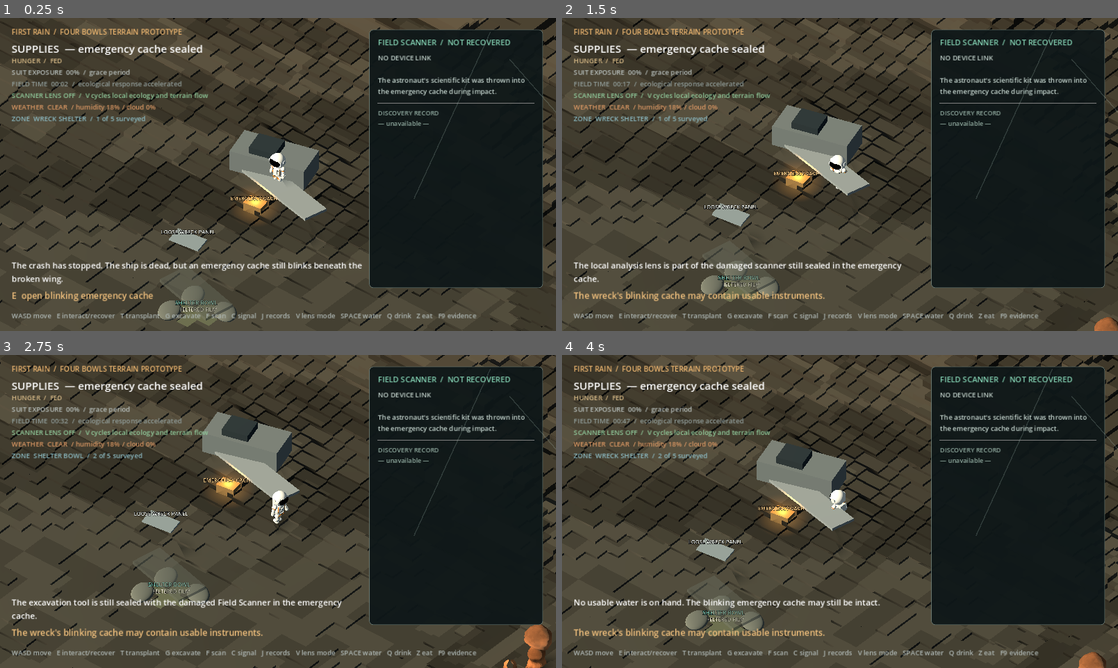
Above: before the commit, frames 1-4 (two rows, left to right).
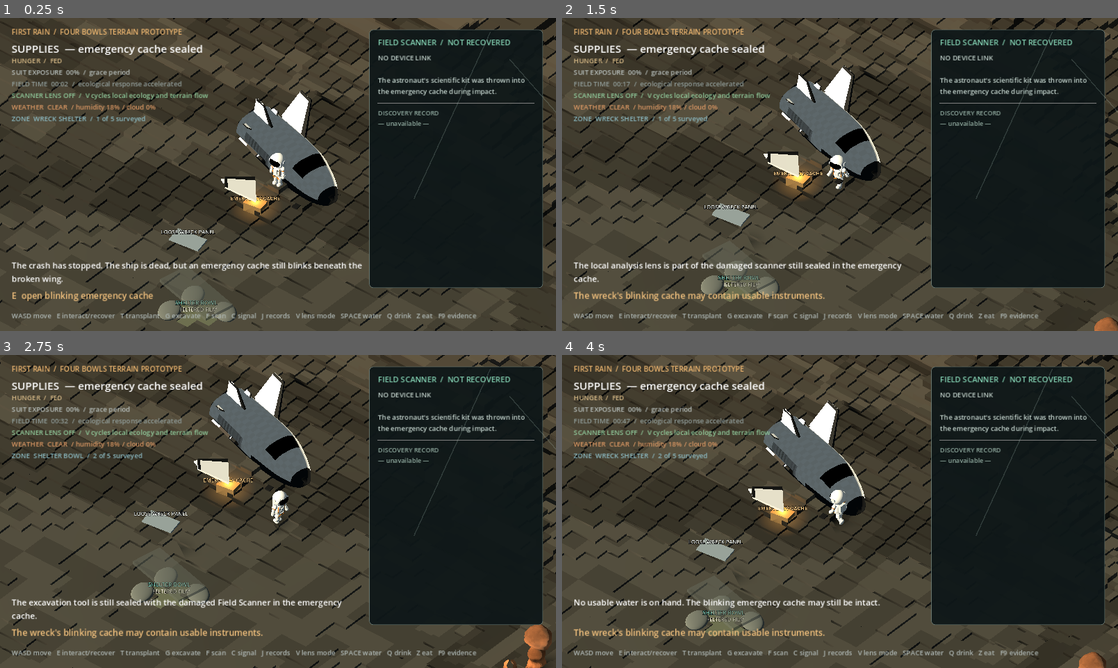
Above: after the commit, the same moments.

Repository: mmullen200/first-rain
Game: Godot game, scene res://main.tscn
Same seed, same stepped clock (60 frames per second), same inputs: the game is played once before the commit and once after it.
Inputs:
- Up to frame 1 (0.25 s): no input
- Up to frame 2 (1.5 s): tap Enter at 0.5 s; hold D 0.53-1.28 s; tap F at 0.6 s; tap Space at 0.77 s; hold S from 1.28 s (still down); tap V at 1.35 s
- Up to frame 3 (2.75 s): tap Space at 1.52 s; release S at 2.03 s; hold D from 2.03 s (still down); tap G at 2.1 s
- Up to frame 4 (4 s): release D at 2.78 s; hold W 2.78-3.53 s; tap C at 2.85 s; tap Space at 3.02, 3.77 s; hold A from 3.53 s (still down); tap E at 3.6 s

The runs differ from the first frame. In frame 1, 4.7% of the frame differs, in the area x 39-67%, y 21-65%; in frame 2, 4.8%; in frame 3, 4.9%, in the area x 34-60%, y 4-46%; in frame 4, 4.8%.

Commit message:
Replace the box wreck with a crashed lifting-body spaceplane
The wreck is now a white-tiled spaceplane with a black heat-shield belly and
nose, canted outboard wings, a central tail fin and aft engine bells. It lies
nose-down just north of the start with its torn right wing propped over the
emergency cache. Presentation only; no collision or shelter behaviour changes.

Co-Authored-By: Claude Opus 5.5 <noreply@anthropic.com>
Claude-Session: https://claude.ai/code/session_01Jd1BUfEtfwTZSgkEcDrAkt

Diff:
--- a/prototypes/godot-first-interaction/main.gd
+++ b/prototypes/godot-first-interaction/main.gd
@@ -61,6 +61,7 @@
 const AnimalSimulation = preload("res://animal_simulation.gd")
 const WeatherSimulation = preload("res://weather_simulation.gd")
 const AstronautFigure = preload("res://astronaut_figure.gd")
+const WreckSpaceplane = preload("res://wreck_spaceplane.gd")
 const HoodooField = preload("res://hoodoo_field.gd")
 const GardenSpire = preload("res://garden_spire.gd")
 
@@ -583,9 +584,12 @@
 	# Wreckage sits on the surveyed 6.9 m flank above the Shelter Bowl.
 	var wreck_world: Vector2 = ecology.world_position(EcologyGridModel.WRECK_CELL.x, EcologyGridModel.WRECK_CELL.y)
 	var wreck_height: float = ecology.terrain_height(EcologyGridModel.WRECK_CELL)
-	_create_box(Vector3(wreck_world.x - 0.8, wreck_height + 0.55, wreck_world.y - 0.7), Vector3(3.6, 1.05, 1.65), Color("697276"), Vector3(0.0, 0.28, 0.0))
-	_create_box(Vector3(wreck_world.x + 0.7, wreck_height + 0.28, wreck_world.y + 0.4), Vector3(4.7, 0.13, 1.2), Color("879095"), Vector3(0.0, -0.24, 0.05))
-	_create_box(Vector3(wreck_world.x - 1.1, wreck_height + 1.15, wreck_world.y - 0.55), Vector3(1.25, 0.52, 1.1), Color("29343b"), Vector3(0.0, 0.28, 0.0))
+	# The spaceplane lies just north of the start, nose toward the camera, with
+	# its torn right wing propped over the emergency cache.
+	var spaceplane: Node3D = WreckSpaceplane.new()
+	spaceplane.position = Vector3(wreck_world.x - 0.3, wreck_height, wreck_world.y - 1.45)
+	spaceplane.rotation.y = 1.32
+	add_child(spaceplane)
 	var cache_world := Vector2(wreck_world.x - 0.15, wreck_world.y + 1.38)
 	var cache_height: float = ecology.terrain_height(ecology.world_to_cell(cache_world))
 	emergency_cache = _create_box(Vector3(cache_world.x, cache_height + 0.25, cache_world.y), Vector3(0.9, 0.45, 0.62), Color("8e7048"), Vector3(0.0, 0.16, 0.0))
--- /dev/null
+++ b/prototypes/godot-first-interaction/wreck_spaceplane.gd
@@ -0,0 +1,301 @@
+extends Node3D
+
+# THROWAWAY PROTOTYPE.
+# The crashed spaceplane: a lifting-body shuttle with a white tiled upper hull,
+# black heat-shield belly and nose cap, a canted outboard wing each side and a
+# central tail fin. It came down nose-first and slewed onto its right side; the
+# right wing tore off and lies propped beside the hull. Presentation only: it
+# has no collision and no gameplay state. Nose faces local +Z, the ground is
+# y = 0, and the right side is local -X.
+
+const LENGTH := 6.0
+const HALF_WIDTH := 1.1
+const TOP_HEIGHT := 0.95
+const BELLY_DEPTH := 0.35
+const CANOPY_BULGE := 0.2
+const STATIONS := 56
+const RING := 44
+
+const HULL_WHITE := Color("f0efea")
+const TILE_SHADE := Color("e8e6e0")
+const SHIELD_BLACK := Color("1c1e20")
+const WINDOW_BLACK := Color("0c0e11")
+const SCORCH := Color("4a4540")
+const AFT_GREY := Color("3b4045")
+
+var hull_material: StandardMaterial3D
+var white_material: StandardMaterial3D
+var black_material: StandardMaterial3D
+var grey_material: StandardMaterial3D
+var scorch_material: StandardMaterial3D
+
+
+func _init() -> void:
+	name = "WreckSpaceplane"
+	hull_material = _material(Color.WHITE, 0.5)
+	hull_material.vertex_color_use_as_albedo = true
+	white_material = _material(HULL_WHITE, 0.55)
+	black_material = _material(SHIELD_BLACK, 0.7)
+	grey_material = _material(AFT_GREY, 0.45)
+	grey_material.metallic = 0.4
+	scorch_material = _material(SCORCH, 0.95)
+	_build()
+
+
+func _build() -> void:
+	# The hull rests on its belly, sunk slightly into the ground, pitched nose
+	# down and rolled toward the side that lost its wing.
+	var body := Node3D.new()
+	body.name = "Body"
+	body.position = Vector3(0.0, BELLY_DEPTH - 0.12, 0.0)
+	body.rotation = Vector3(0.07, 0.0, 0.09)
+	add_child(body)
+
+	var hull := MeshInstance3D.new()
+	hull.name = "Hull"
+	hull.mesh = _hull_mesh()
+	hull.material_override = hull_material
+	body.add_child(hull)
+	_build_aft(body)
+
+	# Left wing: intact, swept back and canted steeply upward.
+	var left_root := Node3D.new()
+	left_root.position = Vector3(HALF_WIDTH * 0.86, -0.05, -1.55)
+	left_root.rotation.z = 0.95
+	body.add_child(left_root)
+	_build_wing(left_root, 1.0, 1.9)
+
+	# Right wing: a torn stub at the root; the rest lies on the ground.
+	var right_root := Node3D.new()
+	right_root.position = Vector3(-HALF_WIDTH * 0.86, -0.05, -1.55)
+	right_root.rotation.z = PI - 0.95
+	body.add_child(right_root)
+	_build_wing(right_root, 1.0, 1.9, 0.0, 0.22)
+	var tear := _part(right_root, _box(Vector3(0.06, 0.14, 1.45)), scorch_material, Vector3(0.42, 0.0, -0.18))
+	tear.rotation.y = 0.2
+
+	var torn_wing := Node3D.new()
+	torn_wing.name = "TornWing"
+	torn_wing.position = Vector3(-2.35, 0.05, 0.35)
+	torn_wing.rotation = Vector3(0.0, 2.55, 0.42)
+	add_child(torn_wing)
+	_build_wing(torn_wing, 1.0, 1.9, 0.22, 1.0)
+
+	# Central tail fin and the two small upper fins beside it.
+	var fin := Node3D.new()
+	fin.position = Vector3(0.0, TOP_HEIGHT * 0.62, -2.2)
+	fin.rotation.z = PI * 0.5
+	body.add_child(fin)
+	_build_wing(fin, 0.8, 1.25)
+	for side in [-1.0, 1.0]:
+		var small_fin := Node3D.new()
+		small_fin.position = Vector3(0.42 * side, TOP_HEIGHT * 0.55, -2.35)
+		small_fin.rotation.z = PI * 0.5 - 0.95 * side
+		body.add_child(small_fin)
+		_build_wing(small_fin, 0.4, 0.55)
+
+	# Scattered hull tiles and a scorched skid scar behind the tail.
+	var shards := [
+		[Vector3(-1.6, 0.03, 2.4), 0.4, true],
+		[Vector3(-3.1, 0.03, -0.9), 1.3, false],
+		[Vector3(0.9, 0.03, -4.0), 2.2, true],
+		[Vector3(-0.8, 0.03, -4.6), 0.7, false],
+	]
+	for shard in shards:
+		var tile := _part(self, _box(Vector3(0.34, 0.05, 0.26)), black_material if shard[2] else white_material, shard[0])
+		tile.rotation = Vector3(0.1, shard[1], -0.08)
+	var scar := _part(self, _box(Vector3(1.5, 0.02, 3.2)), scorch_material, Vector3(0.1, 0.012, -4.3))
+	scar.rotation.y = 0.1
+
+
+func _build_aft(body: Node3D) -> void:
+	var z := -LENGTH * 0.5
+	var bulkhead := MeshInstance3D.new()
+	bulkhead.mesh = _aft_cap_mesh()
+	bulkhead.material_override = grey_material
+	body.add_child(bulkhead)
+	for offset in [Vector2(0.0, 0.42), Vector2(-0.42, 0.14), Vector2(0.42, 0.14)]:
+		var bell := _part(body, _cylinder(0.12, 0.2, 0.34), grey_material, Vector3(offset.x, offset.y, z - 0.14))
+		bell.rotation.x = -PI * 0.5
+		var throat := _part(body, _cylinder(0.14, 0.15, 0.05), black_material, Vector3(offset.x, offset.y, z - 0.3))
+		throat.rotation.x = -PI * 0.5
+
+
+# A tapered, swept flat panel whose span runs along local +X from the pivot and
+# whose leading edge faces +Z. Only the part of the span between from and to is
+# built, starting at the pivot, so a wing can be split where it tore. The
+# leading edge and tip are heat-shield black.
+func _build_wing(pivot: Node3D, scale_value: float, span: float, from := 0.0, to := 1.0) -> void:
+	var root_chord := 2.0 * scale_value
+	var tip_chord := 0.75 * scale_value
+	var sweep := 0.9 * scale_value
+	var thickness := 0.12 * scale_value
+	var lead_in := root_chord * 0.5 - sweep * from
+	var lead_out := root_chord * 0.5 - sweep * to
+	var chord_in := lerpf(root_chord, tip_chord, from)
+	var chord_out := lerpf(root_chord, tip_chord, to)
+	var thick_in := lerpf(thickness, thickness * 0.55, from)
+	var thick_out := lerpf(thickness, thickness * 0.55, to)
+	var outer := Vector3((to - from) * span, 0.0, 0.0)
+	var edge_in := chord_in * 0.16
+	var edge_out := chord_out * 0.16
+	pivot.add_child(_mesh_node(_slab(Vector3.ZERO, outer, lead_in - edge_in, lead_in - chord_in, lead_out - edge_out, lead_out - chord_out, thick_in, thick_out), white_material))
+	pivot.add_child(_mesh_node(_slab(Vector3.ZERO, outer, lead_in, lead_in - edge_in, lead_out, lead_out - edge_out, thick_in * 1.05, thick_out * 1.05), black_material))
+	if to >= 1.0:
+		var cap := Vector3(0.12 * scale_value, 0.0, 0.0)
+		pivot.add_child(_mesh_node(_slab(outer - cap, outer, lead_out, lead_out - chord_out, lead_out, lead_out - chord_out, thick_out * 1.08, thick_out * 1.08), black_material))
+
+
+# Lofted lifting body. Stations run from the aft bulkhead (t = 0) to the nose
+# (t = 1); each cross-section is a rounded upper arch over a flatter belly.
+func _hull_mesh() -> ArrayMesh:
+	var tool := SurfaceTool.new()
+	tool.begin(Mesh.PRIMITIVE_TRIANGLES)
+	for s in range(STATIONS):
+		for r in range(RING):
+			var t0 := float(s) / STATIONS
+			var t1 := float(s + 1) / STATIONS
+			var u0 := float(r) / RING
+			var u1 := float(r + 1) / RING
+			var color := _hull_color((t0 + t1) * 0.5, (u0 + u1) * 0.5, s, r)
+			var corners := [Vector2(t0, u0), Vector2(t0, u1), Vector2(t1, u1), Vector2(t0, u0), Vector2(t1, u1), Vector2(t1, u0)]
+			for corner in corners:
+				tool.set_color(color)
+				tool.set_normal(_hull_normal(corner.x, corner.y))
+				tool.add_vertex(_hull_point(corner.x, corner.y))
+	return tool.commit()
+
+
+# Flat plate closing the hull at the aft bulkhead.
+func _aft_cap_mesh() -> ArrayMesh:
+	var tool := SurfaceTool.new()
+	tool.begin(Mesh.PRIMITIVE_TRIANGLES)
+	var centre := Vector3(0.0, TOP_HEIGHT * 0.3, -LENGTH * 0.5)
+	for r in range(RING):
+		for vertex in [centre, _hull_point(0.0, float(r + 1) / RING), _hull_point(0.0, float(r) / RING)]:
+			tool.set_normal(Vector3.FORWARD)
+			tool.add_vertex(vertex)
+	return tool.commit()
+
+
+func _hull_point(t: float, u: float) -> Vector3:
+	var nose := 0.46
+	var profile := 0.88 + 0.12 * t / nose
+	if t > nose:
+		var k := (t - nose) / (1.0 - nose)
+		profile = sqrt(maxf(0.0, 1.0 - k * k))
+	var width := HALF_WIDTH * profile
+	var top := TOP_HEIGHT * pow(profile, 0.8) + CANOPY_BULGE * exp(-pow((t - 0.68) / 0.11, 2.0)) * profile
+	var belly := BELLY_DEPTH * pow(profile, 0.6)
+	var centre := -0.16 * smoothstep(0.5, 1.0, t)
+	var theta := u * TAU
+	var c := cos(theta)
+	var s := sin(theta)
+	var x := signf(c) * pow(absf(c), 0.75) * width
+	var y := centre
+	if s >= 0.0:
+		y += pow(s, 0.75) * top
+	else:
+		y -= pow(-s, 0.4) * belly
+	return Vector3(x, y, lerpf(-LENGTH * 0.5, LENGTH * 0.5, t))
+
+
+func _hull_normal(t: float, u: float) -> Vector3:
+	if t >= 0.999:
+		return Vector3(0.0, -0.15, 1.0).normalized()
+	var du := 0.002
+	var dt := 0.002
+	var along := _hull_point(minf(t + dt, 1.0), u) - _hull_point(maxf(t - dt, 0.0), u)
+	var around := _hull_point(t, u + du) - _hull_point(t, u - du)
+	var normal := around.cross(along).normalized()
+	var point := _hull_point(t, u)
+	if normal.dot(Vector3(point.x, point.y - 0.2, 0.0)) < 0.0:
+		normal = -normal
+	return normal
+
+
+func _hull_color(t: float, u: float, station: int, ring_index: int) -> Color:
+	var upper := u < 0.5
+	if not upper or t > 0.93:
+		return SHIELD_BLACK
+	var c := cos(u * TAU)
+	# Cockpit windows sweep across the canopy bulge.
+	if t > 0.66 and t < 0.77 and absf(c) < 0.62 and absf(c) > 0.06 and sin(u * TAU) > 0.5:
+		return WINDOW_BLACK
+	# Black chines along the lower edge of the forward hull.
+	if t > 0.55 and sin(u * TAU) < 0.12:
+		return SHIELD_BLACK
+	# Scorching where the right wing tore away.
+	if c < -0.55 and t < 0.42 and t > 0.1 and sin(u * TAU) < 0.55:
+		return SCORCH.lerp(HULL_WHITE, 0.35 + 0.3 * absf(sin(float(station) * 1.7)))
+	return TILE_SHADE if (station / 2 + ring_index / 2) % 2 == 0 else HULL_WHITE
+
+
+# Tapered box between an inner and outer edge; each edge has its own leading
+# and trailing z and thickness.
+func _slab(inner: Vector3, outer: Vector3, inner_lead: float, inner_trail: float, outer_lead: float, outer_trail: float, inner_thickness: float, outer_thickness: float) -> ArrayMesh:
+	var corners := []
+	for side in [[inner, inner_lead, inner_trail, inner_thickness], [outer, outer_lead, outer_trail, outer_thickness]]:
+		var base: Vector3 = side[0]
+		var half: float = side[3] * 0.5
+		corners.append(base + Vector3(0.0, half, side[1]))
+		corners.append(base + Vector3(0.0, half, side[2]))
+		corners.append(base + Vector3(0.0, -half, side[2]))
+		corners.append(base + Vector3(0.0, -half, side[1]))
+	var faces := [[0, 1, 5, 4], [3, 7, 6, 2], [0, 4, 7, 3], [1, 2, 6, 5], [0, 3, 2, 1], [4, 5, 6, 7]]
+	var centre := Vector3.ZERO
+	for corner in corners:
+		centre += corner
+	centre /= corners.size()
+	var tool := SurfaceTool.new()
+	tool.begin(Mesh.PRIMITIVE_TRIANGLES)
+	for face in faces:
+		var a: Vector3 = corners[face[0]]
+		var b: Vector3 = corners[face[1]]
+		var c: Vector3 = corners[face[2]]
+		var d: Vector3 = corners[face[3]]
+		var normal := (c - a).cross(b - a).normalized()
+		if normal.dot((a + c) * 0.5 - centre) < 0.0:
+			normal = -normal
+		for vertex in [a, b, c, a, c, d]:
+			tool.set_normal(normal)
+			tool.add_vertex(vertex)
+	return tool.commit()
+
+
+func _mesh_node(mesh: Mesh, material: Material) -> MeshInstance3D:
+	var instance := MeshInstance3D.new()
+	instance.mesh = mesh
+	instance.material_override = material
+	return instance
+
+
+func _part(parent: Node3D, mesh: Mesh, material: Material, at: Vector3) -> MeshInstance3D:
+	var instance := _mesh_node(mesh, material)
+	instance.position = at
+	parent.add_child(instance)
+	return instance
+
+
+func _box(size: Vector3) -> BoxMesh:
+	var mesh := BoxMesh.new()
+	mesh.size = size
+	return mesh
+
+
+func _cylinder(top_radius: float, bottom_radius: float, height: float) -> CylinderMesh:
+	var mesh := CylinderMesh.new()
+	mesh.top_radius = top_radius
+	mesh.bottom_radius = bottom_radius
+	mesh.height = height
+	return mesh
+
+
+func _material(color: Color, roughness: float) -> StandardMaterial3D:
+	var material := StandardMaterial3D.new()
+	material.albedo_color = color
+	material.roughness = roughness
+	# Procedural faces carry explicit outward normals; draw both sides so
+	# winding order never hides a panel.
+	material.cull_mode = BaseMaterial3D.CULL_DISABLED
+	return material
Not shown, changed: prototypes/godot-first-interaction/README.md
